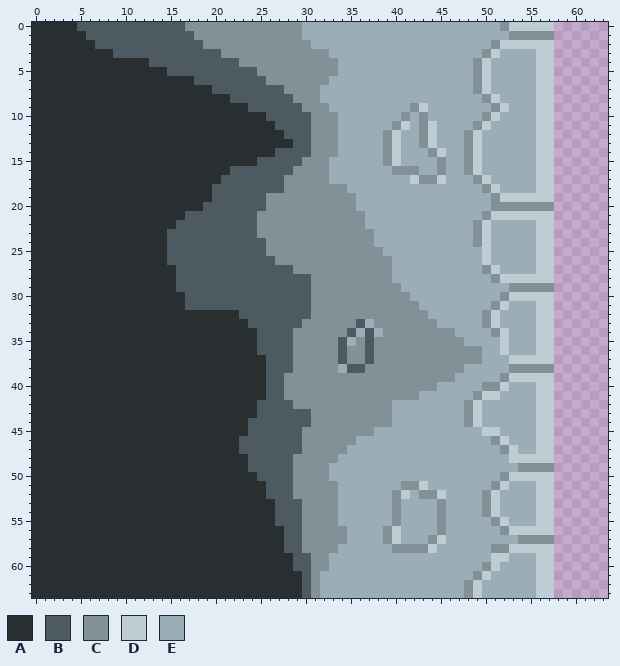
Two versions of one pixel-art file, Art/Raw Files/caveWall-0017.aseprite. This is how it looked before the edit.
64x64 pixels, 1 frame.
Palette (. is transparent): A #292e31  B #4e5a62  C #829098  D #beccd4  E #9badb7
Pixels before (only the part around the change), first column x 0:
 0 AAAAABBBBBBBBBBBBCCCCCCCCCCCCCEEEEEEEEEEEEEEEEEEEEEECDDDDD......
 1 AAAAAABBBBBBBBBBBBCCCCCCCCCCCCEEEEEEEEEEEEEEEEEEEEEEECCCCC......
 2 AAAAAAABBBBBBBBBBBBCCCCCCCCCCCCEEEEEEEEEEEEEEEEEEEECDDDDDD......
 3 AAAAAAAAABBBBBBBBBBBBCCCCCCCCCCCCEEEEEEEEEEEEEEEEECDEEEEDD......
 4 AAAAAAAAAAAAABBBBBBBBBBCCCCCCCCCCCEEEEEEEEEEEEEEECDEEEEEDD......
 5 AAAAAAAAAAAAAAABBBBBBBBBBCCCCCCCCCEEEEEEEEEEEEEEECDEEEEEDD......
 6 AAAAAAAAAAAAAAAAAABBBBBBBBCCCCCCCEEEEEEEEEEEEEEEECDEEEEEDD......
 7 AAAAAAAAAAAAAAAAAAAABBBBBBBBCCCCEEEEEEEEEEEEEEEEECDEEEEEDD......
 8 AAAAAAAAAAAAAAAAAAAAAABBBBBBBCCCEEEEEEEEEEEEEEEEEECDEEEEDD......
 9 AAAAAAAAAAAAAAAAAAAAAAAABBBBBBCCCEEEEEEEEECDEEEEEEECDEEEDD......
10 AAAAAAAAAAAAAAAAAAAAAAAAAABBBBBCCCEEEEEEECECEEEEEECDEEEEDD......
11 AAAAAAAAAAAAAAAAAAAAAAAAAAABBBBCCCEEEEEECDECDEEEECDEEEEEDD......
12 AAAAAAAAAAAAAAAAAAAAAAAAAAAABBBCCCEEEEECDEECDEEECDEEEEEEDD......
13 AAAAAAAAAAAAAAAAAAAAAAAAAAAAABBCCCEEEEECDEECDEEECDEEEEEEDD......
14 AAAAAAAAAAAAAAAAAAAAAAAAAAABBBBCCCEEEEECDEEECDEECDEEEEEEDD......
15 AAAAAAAAAAAAAAAAAAAAAAAAABBBBBCCCEEEEEECDEEEECEECDEEEEEEDD......
16 AAAAAAAAAAAAAAAAAAAAAABBBBBBBCCCCEEEEEEECCCEECEECDEEEEEEDD......
17 AAAAAAAAAAAAAAAAAAAAABBBBBBBCCCCCEEEEEEEEEDCCDEEECDEEEEEDD......
18 AAAAAAAAAAAAAAAAAAAABBBBBBBBCCCCCCCEEEEEEEEEEEEEEECDEEEEDD......
19 AAAAAAAAAAAAAAAAAAAABBBBBBCCCCCCCCCCEEEEEEEEEEEEEEECDDDDDD......
20 AAAAAAAAAAAAAAAAAAABBBBBBBCCCCCCCCCCEEEEEEEEEEEEEEECCCCCCC......
21 AAAAAAAAAAAAAAAAABBBBBBBBCCCCCCCCCCCCEEEEEEEEEEEEECDDDDDDD......
22 AAAAAAAAAAAAAAAABBBBBBBBBCCCCCCCCCCCCEEEEEEEEEEEECDEEEEEDD......
23 AAAAAAAAAAAAAAABBBBBBBBBBCCCCCCCCCCCCCEEEEEEEEEEECDEEEEEDD......
24 AAAAAAAAAAAAAAABBBBBBBBBBBCCCCCCCCCCCCEEEEEEEEEEECDEEEEEDD......
25 AAAAAAAAAAAAAAABBBBBBBBBBBCCCCCCCCCCCCCEEEEEEEEEEEDEEEEEDD......
26 AAAAAAAAAAAAAAABBBBBBBBBBBBCCCCCCCCCCCCCEEEEEEEEEEDEEEEEDD......
27 AAAAAAAAAAAAAAAABBBBBBBBBBBBBCCCCCCCCCCCEEEEEEEEEECDEEEEDD......
28 AAAAAAAAAAAAAAAABBBBBBBBBBBBBBBCCCCCCCCCEEEEEEEEEEECDDDDDD......
29 AAAAAAAAAAAAAAAABBBBBBBBBBBBBBBCCCCCCCCCCEEEEEEEEEEEECCCCC......
30 AAAAAAAAAAAAAAAAABBBBBBBBBBBBBBCCCCCCCCCCCEEEEEEEEEECDDDDD......
31 AAAAAAAAAAAAAAAAABBBBBBBBBBBBBBCCCCCCCCCCCCEEEEEEEECDEEEDD......
32 AAAAAAAAAAAAAAAAAAAAAAABBBBBBBBCCCCCCCCCCCCCEEEEEECDEEEEDD......
33 AAAAAAAAAAAAAAAAAAAAAAAABBBBBBCCCCCCBECCCCCCCEEEEECDEEEEDD......
34 AAAAAAAAAAAAAAAAAAAAAAAAABBBBCCCCCCBEBECCCCCCCCEEEECDEEEDD......
35 AAAAAAAAAAAAAAAAAAAAAAAAABBBBCCCCCBECBCCCCCCCCCCEEEEDEEEDD......
36 AAAAAAAAAAAAAAAAAAAAAAAAABBBBCCCCCBCCBCCCCCCCCCCCCEEDEEEDD......
37 AAAAAAAAAAAAAAAAAAAAAAAAAABBBCCCCCBCCBCCCCCCCCCCCCEEEDDDDD......
38 AAAAAAAAAAAAAAAAAAAAAAAAAABBBCCCCCEBBCCCCCCCCCCCEEEEECCCCC......
39 AAAAAAAAAAAAAAAAAAAAAAAAAABBCCCCCCCCCCCCCCCCCCCEEEEECDDDDD......
40 AAAAAAAAAAAAAAAAAAAAAAAAAABBCCCCCCCCCCCCCCCCCEEEEECCDEEEDD......
41 AAAAAAAAAAAAAAAAAAAAAAAAAABBCCCCCCCCCCCCCCCEEEEEECDDEEEEDD......
42 AAAAAAAAAAAAAAAAAAAAAAAAABBBBCCCCCCCCCCCEEEEEEEECDEEEEEEDD......
43 AAAAAAAAAAAAAAAAAAAAAAAAABBBBBBCCCCCCCCCEEEEEEEECDEEEEEEDD......
44 AAAAAAAAAAAAAAAAAAAAAAAABBBBBBBCCCCCCCCCEEEEEEEECDEEEEEEDD......
45 AAAAAAAAAAAAAAAAAAAAAAAABBBBBBCCCCCCCCEEEEEEEEEEEEDDEEEEDD......
46 AAAAAAAAAAAAAAAAAAAAAAABBBBBBBCCCCCCEEEEEEEEEEEEEEECDEEEDD......
47 AAAAAAAAAAAAAAAAAAAAAAABBBBBBBCCCCCEEEEEEEEEEEEEEEEECDEEDD......
48 AAAAAAAAAAAAAAAAAAAAAAAABBBBBCCCCCEEEEEEEEEEEEEEEEEEEDDDDD......
49 AAAAAAAAAAAAAAAAAAAAAAAABBBBBCCCCEEEEEEEEEEEEEEEEEEEEECCCC......
50 AAAAAAAAAAAAAAAAAAAAAAAAABBBBCCCCEEEEEEEEEEEEEEEEEEECDDDDD......
51 AAAAAAAAAAAAAAAAAAAAAAAAAABBBCCCCCEEEEEEECCDEEEEEEECDEEEDD......
52 AAAAAAAAAAAAAAAAAAAAAAAAAABBBCCCCCEEEEEECDECCDEEEECDEEEEDD......
53 AAAAAAAAAAAAAAAAAAAAAAAAAAABBBCCCCEEEEEECEEEECEEEECDEEEEDD......
54 AAAAAAAAAAAAAAAAAAAAAAAAAAABBBCCCCEEEEEECEEEECEEEECDEEEEDD......
55 AAAAAAAAAAAAAAAAAAAAAAAAAAABBBCCCCEEEEEECEEEECEEEEECDEEEDD......
56 AAAAAAAAAAAAAAAAAAAAAAAAAAAABBCCCCCEEEECDEEEECEEEEEECDDDDD......
57 AAAAAAAAAAAAAAAAAAAAAAAAAAAABBCCCCCEEEECDEEECDEEEEEEEECCCC......
58 AAAAAAAAAAAAAAAAAAAAAAAAAAAABBCCCCEEEEEECCCCDEEEEEECCDDDDD......
59 AAAAAAAAAAAAAAAAAAAAAAAAAAAAABBCCEEEEEEEEEEEEEEEEEEDDEEEDD......
60 AAAAAAAAAAAAAAAAAAAAAAAAAAAAABBCCEEEEEEEEEEEEEEEEECDEEEEDD......
61 AAAAAAAAAAAAAAAAAAAAAAAAAAAAAABCEEEEEEEEEEEEEEEEECDEEEEEDD......
62 AAAAAAAAAAAAAAAAAAAAAAAAAAAAAABCEEEEEEEEEEEEEEEECDEEEEEEDD......
63 AAAAAAAAAAAAAAAAAAAAAAAAAAAAAABCEEEEEEEEEEEEEEEECDEEEEEEDD......
The result:
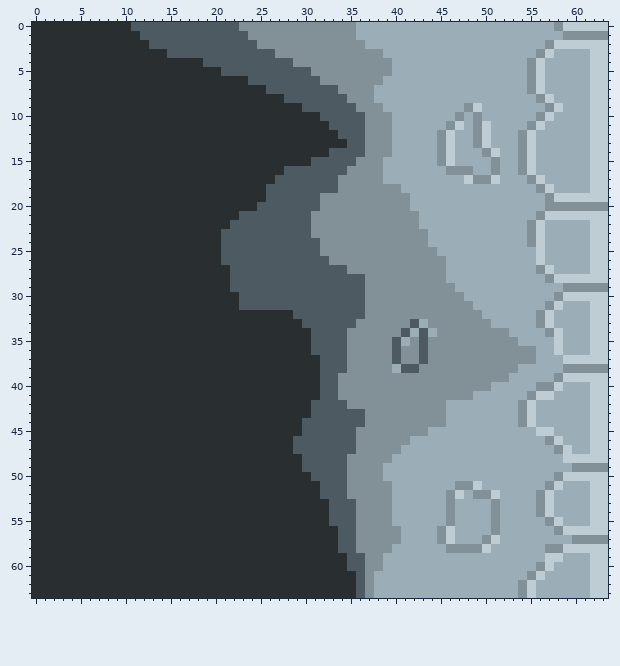
The edit:
Changed rows in their new state; - is an unchanged pixel.
first column x 5:
 0 AAAAAA------BBBBBB-------CCCCCC----------------EEEEEECDDDDD
 1 -AAAAAA------BBBBBB------CCCCCC-----------------EEEEEECCCCC
 2 --AAAAAA------BBBBBB------CCCCCC--------------EEEEEECDDDDDD
 3 ----AAAAAA------BBBBBB------CCCCCC-----------EE----C-EEEEDD
 4 --------AAAAAA----BBBBBB-----CCCCCC---------EE----C-EEEEEDD
 5 ----------AAAAAA----BBBBBB---CCCCCC---------EE----C-EEEEEDD
 6 -------------AAAAAA--BBBBBB-CCCCCC----------EE----C-EEEEEDD
 7 ---------------AAAAAA--BBBBBBCCCC-----------EE----C-EEEEEDD
 8 -----------------AAAAAA-BBBBBBCCC------------EE----C-EEEEDD
 9 -------------------AAAAAABBBBBBCCC---EE----CD-EE---ECDEEEDD
10 ---------------------AAAAAABBBBBCCC-E-E---C-CEE----C-EEEEDD
11 ----------------------AAAAAABBBBCCCEE-EE-CD-------C-EEEEEDD
12 -----------------------AAAAAABBBCC-E--EECD-ECD---CDEEEEEEDD
13 ------------------------AAAAAABBCC-E--EECD-ECD---CDEEEEEEDD
14 ----------------------AAAAAABBBBCC-E---ECD-EECD--CDEEEEEEDD
15 --------------------AAAAAABBBBBCCCEE-----D-EE-C--CDEEEEEEDD
16 -----------------AAAAAA-BBBBBBCCCC-EEE--ECC-E-C--CDEEEEEEDD
17 ----------------AAAAAA-BBBBBBCCCCC---EEEE--D-CD---C-EEEEEDD
18 ---------------AAAAAA--BBBBBB-CCCCCC---------EE----C-EEEEDD
19 ---------------AAAAAABBBBBB----CCCCCC---------EEEEEECDDDDDD
20 --------------AAAAAA-BBBBBB----CCCCCC---------EEEEEE-CCCCCC
21 ------------AAAAAA--BBBBBB------CCCCCC-------EEEEEEC-DDDDDD
22 -----------AAAAAA---BBBBBB------CCCCCC------EE----C-EEEEEDD
23 ----------AAAAAA----BBBBBB-------CCCCCC-----EE----C-EEEEEDD
24 ----------AAAAAA-----BBBBBB------CCCCCC-----EE----C-EEEEEDD
25 ----------AAAAAA-----BBBBBB-------CCCCCC-----E------EEEEEDD
26 ----------AAAAAA------BBBBBB-------CCCCCC----E------EEEEEDD
27 -----------AAAAAA-------BBBBBB-----CCCCCC----EE----C-EEEEDD
28 -----------AAAAAA---------BBBBBB---CCCCCC-----EEEEEECDDDDDD
29 -----------AAAAAA---------BBBBBB----CCCCCC------EEEEEECCCCC
30 ------------AAAAAA--------BBBBBB-----CCCCCC----EEEEEECDDDDD
31 ------------AAAAAA--------BBBBBB------CCCCCC--EE---ECDEEEDD
32 ------------------AAAAAA--BBBBBB-------CCCCCCEE----C-EEEEDD
33 -------------------AAAAAABBBBBBCC----BE-CCCCC-E----C-EEEEDD
34 --------------------AAAAAABBBBCCCC--BEBE--CCCC-C---ECDEEEDD
35 --------------------AAAAAABBB-C-C--BE-B----CCCCCC--EEDEEEDD
36 --------------------AAAAAABBB---C--B--B------CCCCCCEEDEEEDD
37 ---------------------AAAAAABB---C--B--B------CCCCCCEEEDDDDD
38 ---------------------AAAAAABBBCC---EBB-----CCCCC-EEEEECCCCC
39 ---------------------AAAAAABB-------------CCCCC-EEEEECDDDDD
40 ---------------------AAAAAABB-----------CCCCC-EE---CCDEEEDD
41 ---------------------AAAAAABB---------CCCCCCEEE---C--EEEEDD
42 --------------------AAAAAABBBB-----CCCCCC--EE----CDEEEEEEDD
43 --------------------AAAAAABBBBBB---CCCCCC--EE----CDEEEEEEDD
44 -------------------AAAAAA-BBBBBB---CCCCCC--EE----CDEEEEEEDD
45 -------------------AAAAAABBBBBB--CCCCCC------EE------EEEEDD
46 ------------------AAAAAA-BBBBBBCCCCCC---------EE---ECDEEEDD
47 ------------------AAAAAA-BBBBBBCCCCC-----------EE--EECDEEDD
48 -------------------AAAAAABBBBBCCCCC-------------EEEEEEDDDDD
49 -------------------AAAAAABBBBBCCCC---------------EEEEEECCCC
50 --------------------AAAAAABBBBCCCC-------------EEEEEECDDDDD
51 ---------------------AAAAAABBBCCCCC-EEE---CCD-EE---ECDEEEDD
52 ---------------------AAAAAABBBCCCCCEE-EEECD-C------C-EEEEDD
53 ----------------------AAAAAABBBCCCCE----EC---EC----C-EEEEDD
54 ----------------------AAAAAABBBCCCCE----EC---EC----C-EEEEDD
55 ----------------------AAAAAABBBCCCCE----EC-----E---ECDEEEDD
56 -----------------------AAAAAABBCCC-C-----D----CEEEEEECDDDDD
57 -----------------------AAAAAABBCCC-C---ECD---CD--EEEEEECCCC
58 -----------------------AAAAAABBCCCCEEEEE-CCCCDEEEEEECCDDDDD
59 ------------------------AAAAAABBCC------------EE---E-DEEEDD
60 ------------------------AAAAAABBCC-----------EE----C-EEEEDD
61 -------------------------AAAAAABC-----------EE----C-EEEEEDD
62 -------------------------AAAAAABC----------EE----CDEEEEEEDD
63 -------------------------AAAAAABC----------EE----CDEEEEEEDD
Pixel boxes of the changes (left, top, right, bottom) in both pictures:
changed: (77, 22, 608, 598)
